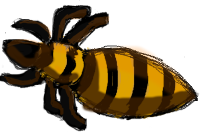
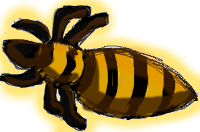
Revision of a layered 200×132 image; what changed, layer by layer:
added layer "colours #4" (52%) above "colours" over [0, 0, 200, 132]
